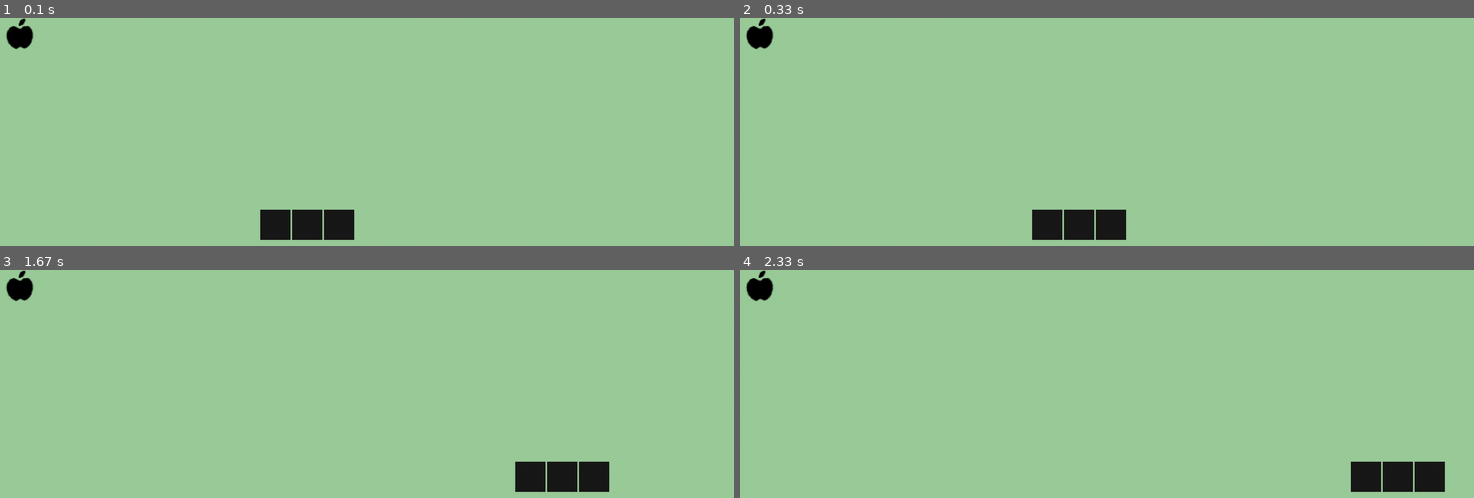
Above: before the commit, frames 1-4 (two rows, left to right).
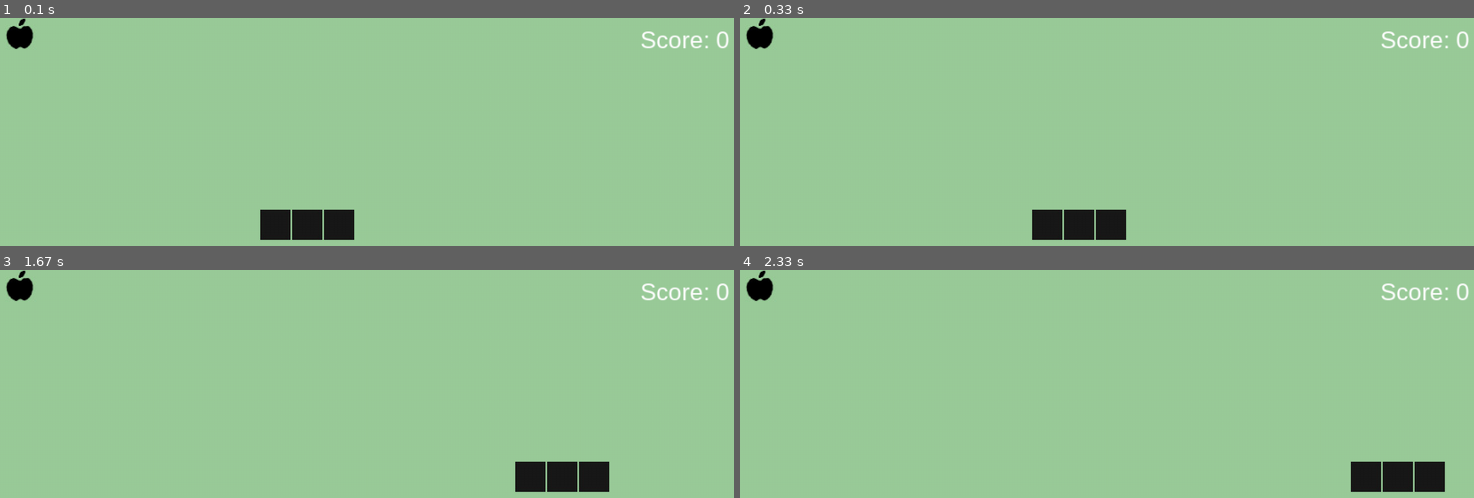
Above: after the commit, the same moments.

Repository: carlosjasso/pygame-snake
Game: pygame game, started from snake_game/main.py
Two runs of this game, one before a commit and one after it. Both use one fixed random seed, a clock stepped at 60 frames per second and the inputs below.
Inputs:
- Up to frame 1 (0.1 s): no input
- Up to frame 2 (0.33 s): no input
- Up to frame 3 (1.67 s): no input
- Up to frame 4 (2.33 s): no input

The runs differ from the first frame. In frame 1, 0.3% of the frame differs, in the area x 87-100%, y 5-14%; in frame 2, 0.3%; in frame 3, 0.3%; in frame 4, 0.3%.

Commit message:
added score sprite
added editor config

Diff:
--- a/setup.py
+++ b/setup.py
@@ -14,10 +14,10 @@
     author="Carlos Jasso",
     author_email="contact@carlosjasso.dev",
     package_dir={"": "snake_game"},
-    packages=find_packages(where="src"),
+    packages=find_packages(where="snake_game"),
     entry_points={
         "console_scripts": [
-            "snake=snake:main"
+            "snake=snake_game.main:main"
         ]
     }
 )
--- a/snake_game/game.py
+++ b/snake_game/game.py
@@ -6,7 +6,7 @@
 from display import Display
 from data.enum import SnakeDirection, DisplayEvent, SnakeEvent
 from data.types import SpritePosition
-from sprites import Apple
+from sprites import Apple, Score
 
 class Game:
     #region Attributes & Properties
@@ -16,6 +16,7 @@
     display : Display
     snake : Snake
     apple : Apple
+    score : Score
     _delay : float
 
     @property
@@ -50,6 +51,9 @@
         self.apple = Apple(
             window_size = self.config.window.WINDOW_SIZE,
             img_path = self.config.sprites.APPLE_PATH
+        )
+        self.score = Score(
+            window_size = self.config.window.WINDOW_SIZE
         )
         self.apple.position = self.generate_new_apple_position()
     #endregion
@@ -86,10 +90,11 @@
         self.apple.position = self.generate_new_apple_position()
         self.snake.grow_node()
         self._delay *= self.config.game.DELAY_MULTIPLIER
+        self.score.increase()
         self._snake_did_move()
 
     def _spawn_sprites(self):
-        self.display.draw_sprites([self.apple, *self.snake.blocks])
+        self.display.draw_sprites([self.apple, *self.snake.blocks, self.score])
         sleep(self._delay)
 
     def generate_new_apple_position(self) -> SpritePosition:
--- a/snake_game/sprites/__init__.py
+++ b/snake_game/sprites/__init__.py
@@ -1,3 +1,4 @@
 from .sprite import Sprite
 from .block import Block
 from .apple import Apple
+from .score import Score
--- /dev/null
+++ b/snake_game/sprites/score.py
@@ -0,0 +1,31 @@
+import pygame
+from pygame.font import Font
+from sprites import Sprite
+from data.types import Color, WindowSize, SpritePosition
+
+class Score(Sprite):
+    _score : int
+    _font : Font
+    _field : WindowSize
+
+    @property
+    def font_color(self):
+        return Color(255, 255, 255) # HEX color #ffffff
+
+    def __init__(self, window_size : WindowSize) -> None:
+        super().__init__(None)
+        self._field = window_size
+        self._score = 0
+        self._font = pygame.font.SysFont("arial", 30)
+        self._update_surface()
+
+    def _update_surface(self) -> None:
+        self.surface = self._font.render(f"Score: {self._score}", True, self.font_color)
+        self.position = SpritePosition(
+            X = self._field.WIDTH - self.surface.get_width() - 10,
+            Y = 10
+        )
+
+    def increase(self):
+        self._score += 1
+        self._update_surface()
--- a/snake_game/sprites/sprite.py
+++ b/snake_game/sprites/sprite.py
@@ -22,4 +22,5 @@
         self.img_path = img_path
         self._position_x = 0
         self._position_y = 0
-        self.surface = pygame.image.load(img_path).convert()
+        self.surface = pygame.image.load(img_path).convert() \
+            if img_path != None else None
Not shown, added: .editorconfig
